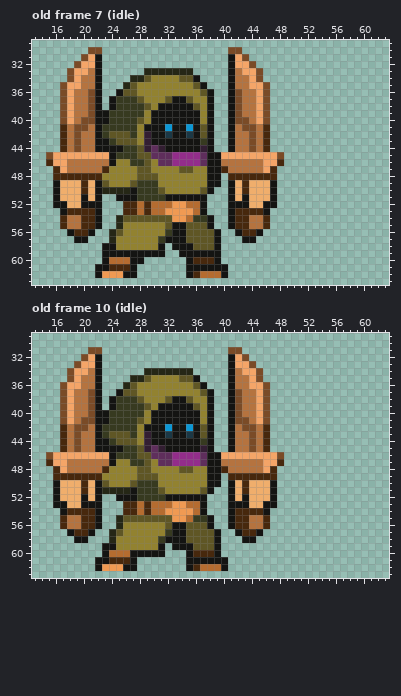
A pixel-art file gets an edit: content/game/content/graphics/player/Rogue.aseprite. The picture above is the old version.
64x64 pixels, 16 frames. Shown: old frame 7 (idle): x 13..63, y 29..63; old frame 10 (idle): x 13..63, y 29..63. The commit also changed other frames, which this record leaves out.
Once edited:
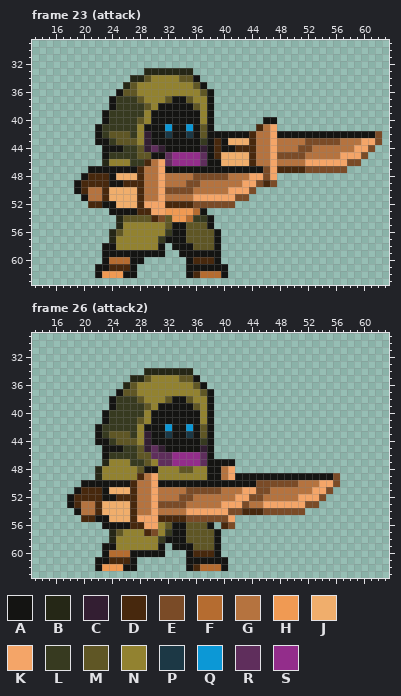
Palette (. is transparent): A #141412  B #252716  C #331e32  D #47280d  E #7a4b27  F #b56c30  G #b5733f  H #f09a53  J #f0ae6c  K #f4a568  L #373a20  M #5f5625  N #928230  P #1c3845  Q #0c98d6  R #5f2e5c  S #932d8b
A new or re-ordered frame is compared with the old frame closest to it.
Log entry: Added Rogue for Player1 and Wizard for Player2 ingame
Changes in this commit:
frames 16 -> 29
Changed rows in their new state; - is an unchanged pixel.
Frame 23 (attack) is new; against old frame 7 (idle), layers "Wep1", "Wep2":
first column x 15:
30 ------..------------------..--------------------
31 -----...------------------...-------------------
32 ----....------------------....------------------
33 ---.....------------------.....-----------------
34 ---.....------------------.....-----------------
35 --......------------------......----------------
36 --......------------------......----------------
37 --......------------------......----------------
38 --......------------------......----------------
39 --......------------------......----------------
40 --......------------------.....AA---------------
41 --.....-------------------....DGK---------------
42 --.....-----------------AA-AAD-GKAAAAAAAAAAAAAAE
43 --.....-----------------DAJJJD-GKGGGGEEEEEGGGKKE
44 --......----------------DA-DDD-GKGGGEEGGGGGGKKE-
45 ........AL-----AA-------DJJJJDGG--EEEGGGGGKKKE--
46 ........BN----DGK--------JJJJD-G-GGGGKKKKKKEE---
47 -.....AAAAAAADGGKAAAAAA--AAAAAAEKDDDDEEEEEE-----
48 -....A--DAJJJDGGKGGGGEEEEEGGGKKEK---------------
49 -...A-DDDAADDDGGKGGGEEGGGGGGKKEDE---------------
50 -...A-GGDJJJJDGGKEEEEGGGGGKKKE...---------------
51 -....-GGDJJJJDGGKGGGGKKKKKKEE....---------------
52 -.....DDAAJJJDKKKDDDDEEEEEE......---------------
53 --......-AAAAD-KK---------......----------------
54 --......-------DE---------......----------------
55 --......------------------......----------------
56 ---....--------------------....-----------------
57 ----..----------------------..------------------
Frame 26 (attack2) is new; against old frame 10 (idle), layers "Wep1", "Wep2":
first column x 15:
31 ------..------------------..--------------
32 -----...------------------...-------------
33 ----....------------------....------------
34 ---.....------------------.....-----------
35 ---.....------------------.....-----------
36 --......------------------......----------
37 --......------------------......----------
38 --......------------------......----------
39 --......------------------......----------
40 --......------------------......----------
41 --......------------------......----------
42 --.....-------------------......----------
43 --.....-------------------......----------
44 --.....-------------------......----------
45 --......------------------......----------
46 ........AL--------------..........--------
47 ........BN---------------AA.......--------
48 -......BN-----AA---------GK......---------
49 -......B-----DGK---------GKAAAAAAAAAAAAAAE
50 -....AA-AAAADGGKAAAAAAA--A-AAAEEEEEEGGGKKE
51 -...A-DDAJJJDGGKGGGGEEEEEGGGKKEEGGGGGGKKE-
52 -..ADDDDAADDDGGKGGGEEGGGGGGKKEEGGGGGKKKE--
53 -..ADGGDJJJJ-GGKEEEEGGGGGKKKEGGKKKKKKEE---
54 --..AGGDJJJJ-GGKGGGGKKKKKKEE---EEEEEE-----
55 --...---AJJJDKKKDDDDEEEEEEK.....----------
56 --......AAAADDKK---------DE.....----------
57 ---....-------DE-----------....-----------
58 ----..----------------------..------------
Where, in picture pixels (left, top, right, bottom), the same in both pictures:
changed: (46, 47, 382, 243)
changed: (46, 347, 340, 543)
